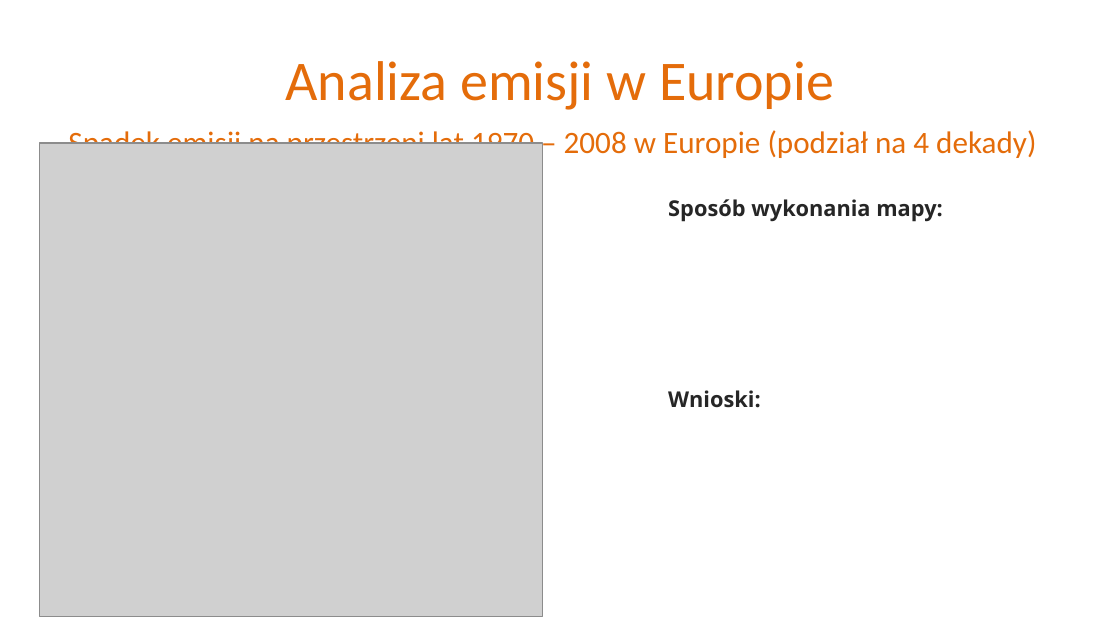
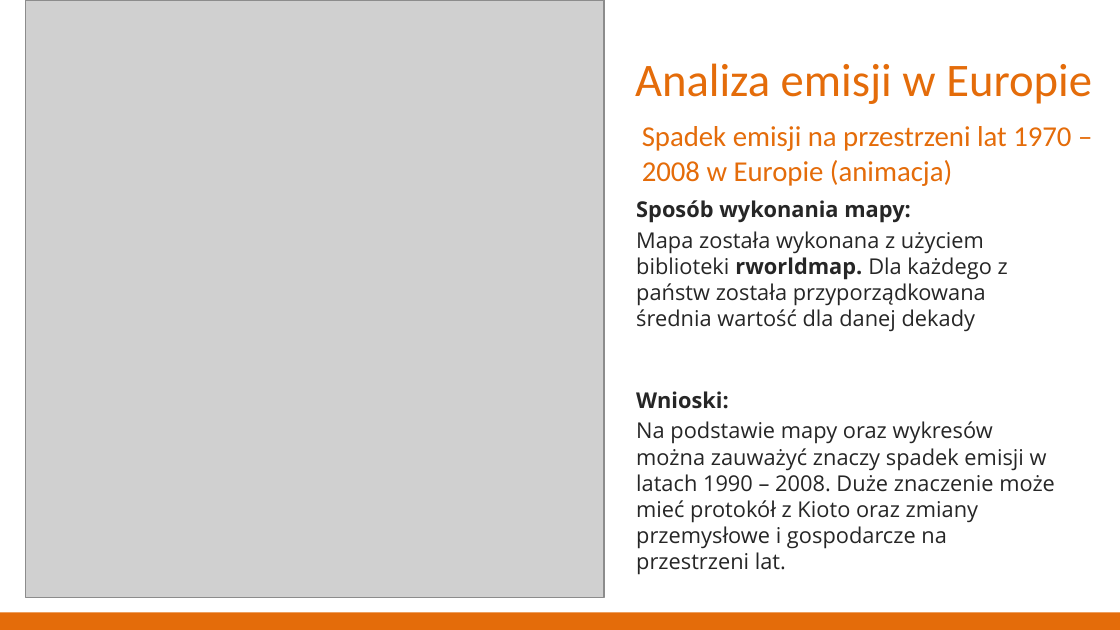
Before and after one commit to Sharkuu/R-project, a slide deck: slide 8 of Prezentacja.pptx (slide 6 before the commit). Drawn at 1120x630 pixels with LibreOffice and Linux fonts; fonts in the diff are those of the drawing; grey boxes stand for pictures; background and template pictures are left out. Boxes give left, top, right and bottom in pixels: in the first picture for what was removed or moved away, otherwise in the second. Text is boxed around its words. In the diff, an @@ line names an element or a change of style, - is before the commit and + after.

```diff
--- a/Prezentacja.pptx
+++ b/Prezentacja.pptx
@@ picture resized from (x1=39, y1=143, x2=542, y2=617) to (x1=26, y1=0, x2=605, y2=597) @@
@@ title "Analiza emisji w Europie" moved from (x1=285, y1=61, x2=834, y2=110) to (x1=635, y1=63, x2=1092, y2=104) @@
@@ title "Analiza emisji w Europie" at (x1=635, y1=63, x2=1092, y2=104): size 36 to 30 pt @@
@@ text at (x1=642, y1=126, x2=1071, y2=186): text changed; size 20 to 18.5 pt @@
-Spadek emisji na przestrzeni lat 1970 – 2008 w Europie (podział na 4 dekady)
+Spadek emisji na przestrzeni lat 1970 – 2008 w Europie (animacja)
@@ text "Sposób wykonania mapy:" moved from (x1=668, y1=199, x2=943, y2=222) to (x1=636, y1=200, x2=1008, y2=332) @@
@@ text at (x1=636, y1=231, x2=1008, y2=332): paragraph added @@
+Mapa została wykonana z użyciem biblioteki rworldmap. Dla każdego z państw została przyporządkowana średnia wartość dla danej dekady
@@ text "Wnioski:" moved from (x1=668, y1=390, x2=761, y2=408) to (x1=636, y1=391, x2=1055, y2=575) @@
@@ text at (x1=636, y1=421, x2=1055, y2=575): paragraph added @@
+Na podstawie mapy oraz wykresów można zauważyć znaczy spadek emisji w latach 1990 – 2008. Duże znaczenie może mieć protokół z Kioto oraz zmiany przemysłowe i gospodarcze na przestrzeni lat.
@@ rectangle added at (x1=0, y1=613, x2=1120, y2=630), fill #E46C0A @@
```
Also in this commit, not shown: 13 other slides changed, 1 slide added, 2 slides removed.
